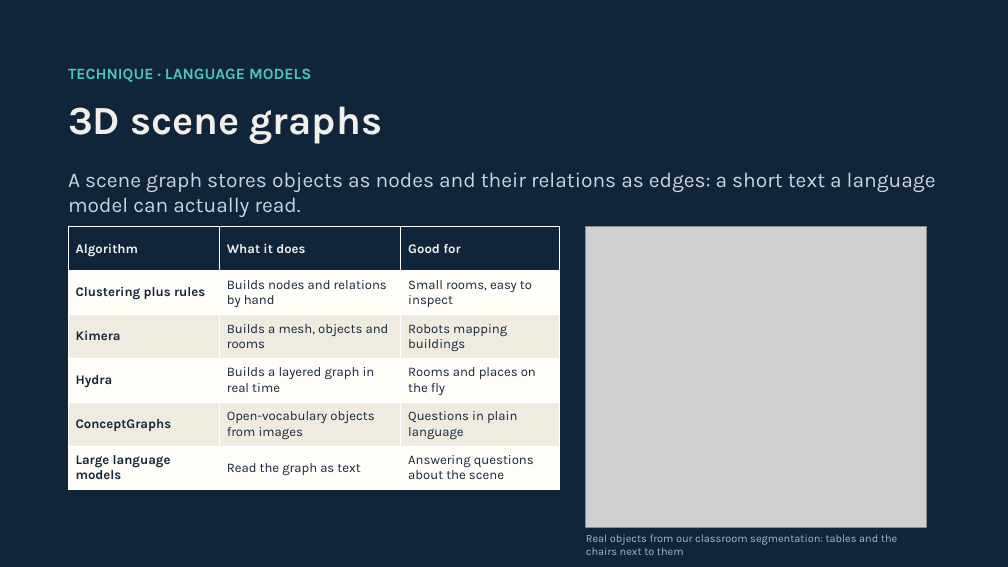
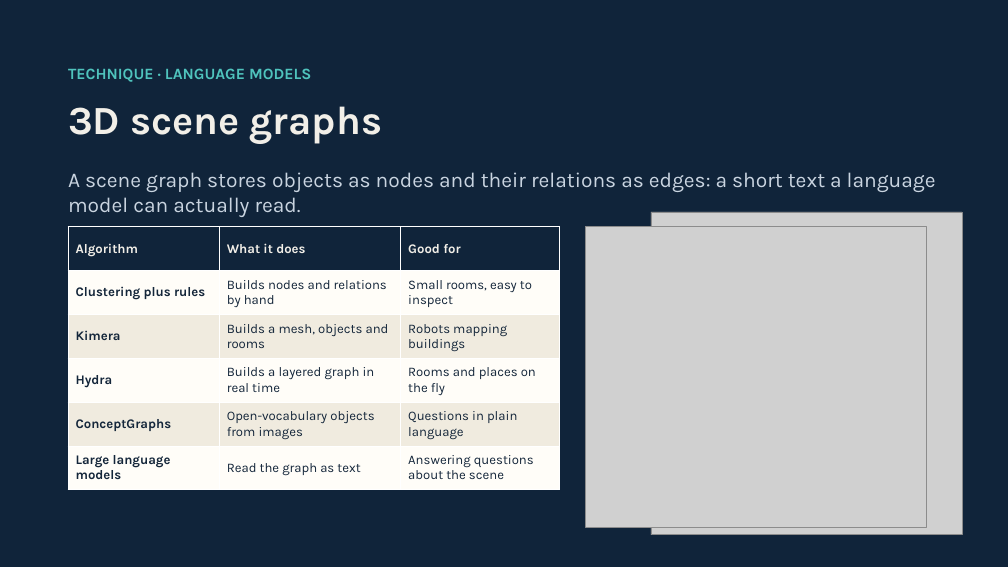
Before and after one commit to maninka123/lidar-learning-lab, a slide deck: slide 19 of presentation/LiDAR_Workshop_Slides.pptx. Drawn at 1008x567 pixels with LibreOffice and Linux fonts; fonts in the diff are those of the drawing; grey boxes stand for pictures. Boxes give left, top, right and bottom in pixels: in the first picture for what was removed or moved away, otherwise in the second. Text is boxed around its words. In the diff, an @@ line names an element or a change of style, - is before the commit and + after.

```diff
--- a/presentation/LiDAR_Workshop_Slides.pptx
+++ b/presentation/LiDAR_Workshop_Slides.pptx
@@ picture added at (x1=651, y1=212, x2=962, y2=535) @@
@@ text removed at (x1=586, y1=534, x2=897, y2=555) @@
-Real objects from our classroom segmentation: tables and the chairs next to them
```
Also in this commit, not shown: 8 other slides changed.
